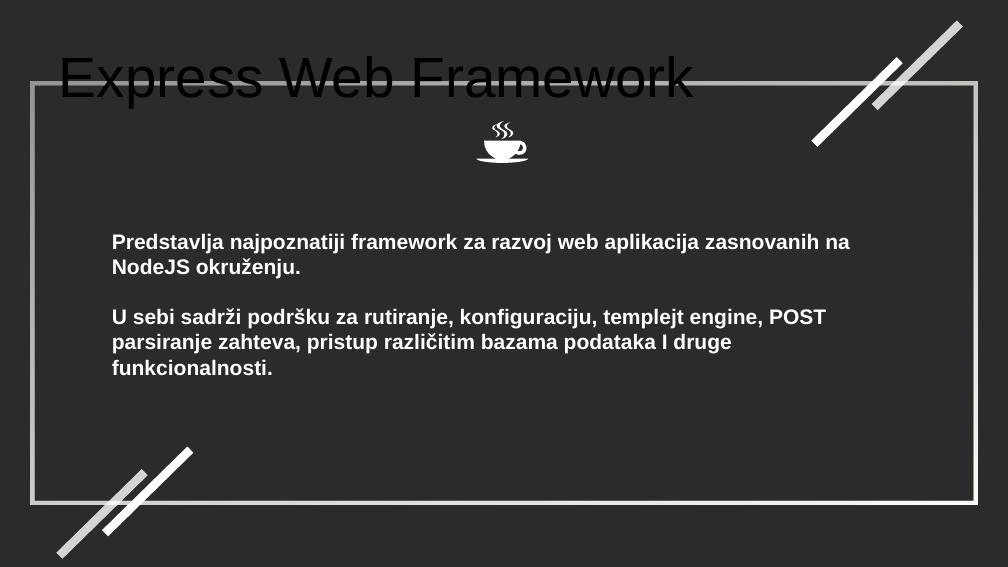
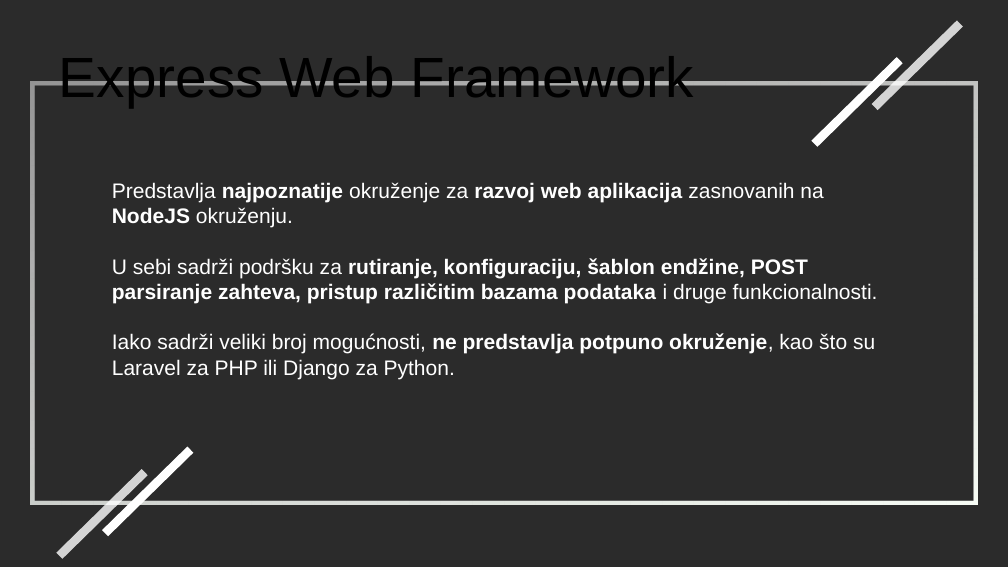
Before and after one commit to stefoverflow/NaperdnoSoftverskoInzenjerstvo, a slide deck: slide 19 of prezentacija.odp (slide 20 before the commit). Drawn at 1008x567 pixels with LibreOffice and Linux fonts; fonts in the diff are those of the drawing; background and template pictures are left out; a plain dark background stands for a picture behind light text. Boxes give left, top, right and bottom in pixels: in the first picture for what was removed or moved away, otherwise in the second. Text is boxed around its words. In the diff, an @@ line names an element or a change of style, - is before the commit and + after.

```diff
--- a/prezentacija.odp
+++ b/prezentacija.odp
@@ freeform shape removed at bbox=[476, 121, 529, 163] @@
@@ text at bbox=[112, 182, 878, 379]: text changed @@
-Predstavlja najpoznatiji framework za razvoj web aplikacija zasnovanih na NodeJS okruženju.
-U sebi sadrži podršku za rutiranje, konfiguraciju, templejt engine, POST parsiranje zahteva, pristup različitim bazama podataka I druge funkcionalnosti.
+Predstavlja najpoznatije okruženje za razvoj web aplikacija zasnovanih na NodeJS okruženju.
+U sebi sadrži podršku za rutiranje, konfiguraciju, šablon endžine, POST parsiranje zahteva, pristup različitim bazama podataka i druge funkcionalnosti.
+Iako sadrži veliki broj mogućnosti, ne predstavlja potpuno okruženje, kao što su Laravel za PHP ili Django za Python.
```
Also in this commit, not shown: 29 other slides changed, 13 slides added, 54 slides removed.
